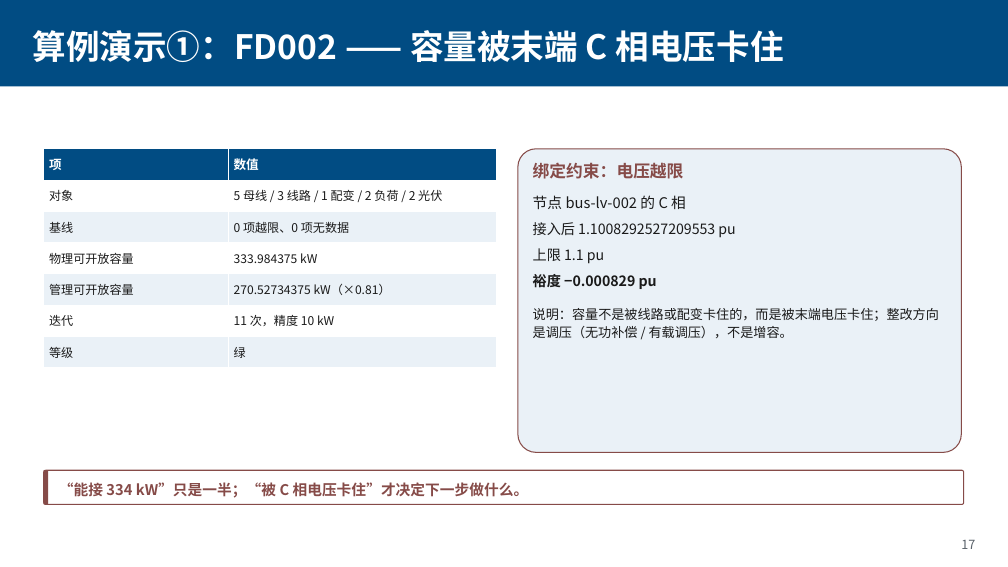
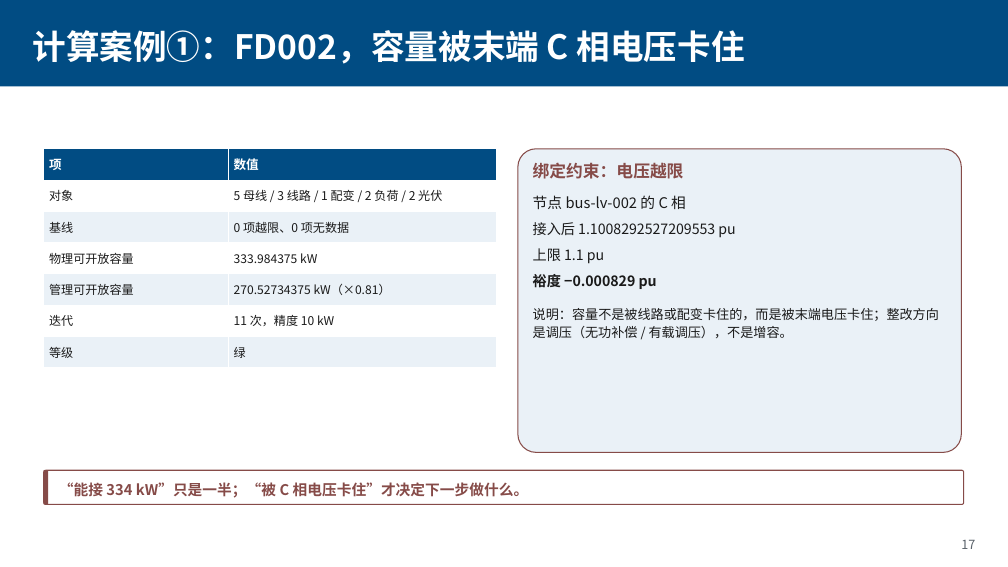
Before and after one commit to Coba1t-4U/hc-capacity-agent, a slide deck: slide 17 of docs/配网承载力智能体.pptx. Drawn at 1008x567 pixels with LibreOffice and Linux fonts; fonts in the diff are those of the drawing. Boxes give left, top, right and bottom in pixels: in the first picture for what was removed or moved away, otherwise in the second. Text is boxed around its words. In the diff, an @@ line names an element or a change of style, - is before the commit and + after.

```diff
--- a/docs/配网承载力智能体.pptx
+++ b/docs/配网承载力智能体.pptx
@@ text at [32,30,745,64]: text changed @@
-算例演示①：FD002 —— 容量被末端 C 相电压卡住
+计算案例①：FD002，容量被末端 C 相电压卡住
```
Also in this commit, not shown: 22 other slides changed, 1 other file.
